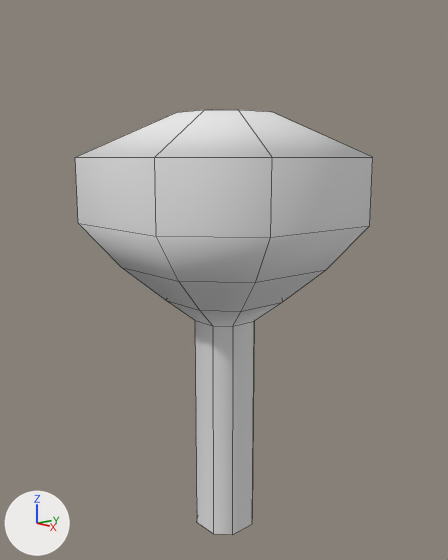
Two versions of the Blender file Assets/tree.blend, one commit apart.
The view is the same before and after, from a 50 mm camera at (3.41, -2.97, 2.83) aimed at (-0.02, 0.01, 1.94). The lights are fixed; the arrows at lower left show +X, +Y and +Z. Mesh edges are drawn as thin lines.
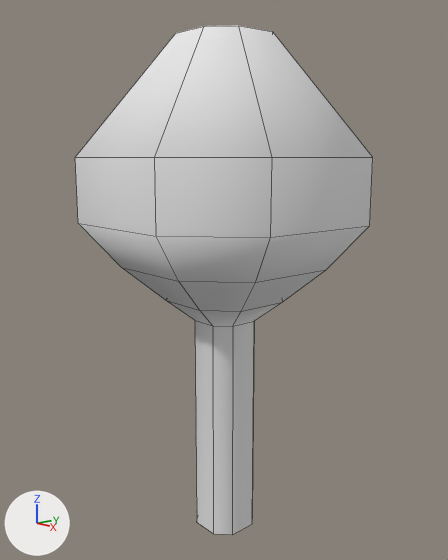
Boxes [x1, y1, x2, y2] around the edits, measured in the pictures (448 x 560 px; the box of a moved part takes in the faces that stretch with it):
'Cube', reshaped (20% taller): before [75, 110, 373, 534]; after [75, 26, 373, 534]
part 1 of me_cube, moved or reshaped: before [77, 110, 371, 157]; after [76, 26, 372, 157]

Diff of the bpy script that builds the scene:
```diff
--- a/Assets/tree.blend.py
+++ b/Assets/tree.blend.py
@@ me_cube @@
 me_cube.from_pydata(...)  # 56 vertices, 50 faces; spans x -4.54..4.54, y -4.54..4.54, z 0.0..1.9
 # used by ob_cube; location = (0.0, 0.0, 0.0); scale = (0.205, 0.205, 1.65)
 # before: 48 (-0.75, 1.5, 1.9), 49 (-0.75, -1.5, 1.9) at pixel (176, 112), 50 (0.75, 1.5, 1.9), 51 (0.75, -1.5, 1.9) at pixel (204, 109), 52 (1.5, -0.75, 1.9) at pixel (238, 109)
 # before: 53 (-1.5, -0.75, 1.9), 54 (-1.5, 0.75, 1.9), 55 (1.5, 0.75, 1.9) at pixel (271, 111)
+# me_cube part 1
+for i in [*range(48, 56)]: me_cube.vertices[i].co += Vector((0.0, 0.0, 0.31))
 me_cube.materials.append(mat_material)
```
